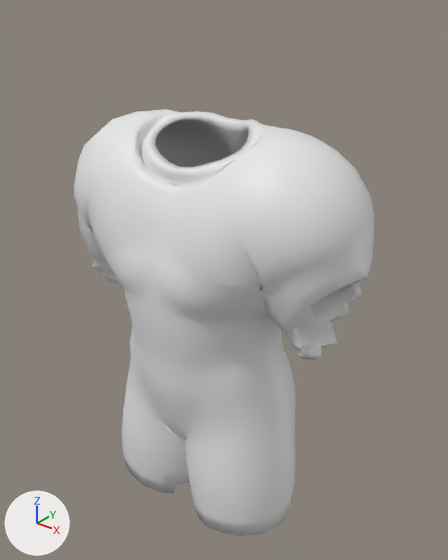
The FBX model unity/Assets/Art/Chars/Garments/guard_soldier.fbx as it was, and as the next commit left it.
One viewpoint serves both versions: a camera (50 mm lens) standing at (0.861, -1.044, 1.912) and looking at (0.021, 0.005, 1.261). Every picture has the same lights, and +X, +Y and +Z are marked at lower left. The picture after the commit comes second.

Before the edit, the objects in view are built like this:
```python
me_garment_guard_soldier = bpy.data.meshes.new('garment_guard_soldier')
me_garment_guard_soldier.from_pydata(...)  # 3314 vertices, 3322 faces; spans x -0.384..0.384, y -0.221..0.17, z 0.649..1.642
# faces by material slot: [2416, 906]
me_garment_guard_soldier.materials.append(mat_cloth)  # white #e7e7e7
me_garment_guard_soldier.materials.append(mat_accent)  # white #e7e7e7
ob_garment_guard_soldier = bpy.data.objects.new('garment_guard_soldier', me_garment_guard_soldier)
ob_garment_guard_soldier.location = (0.0, 0.0, 0.0)
```
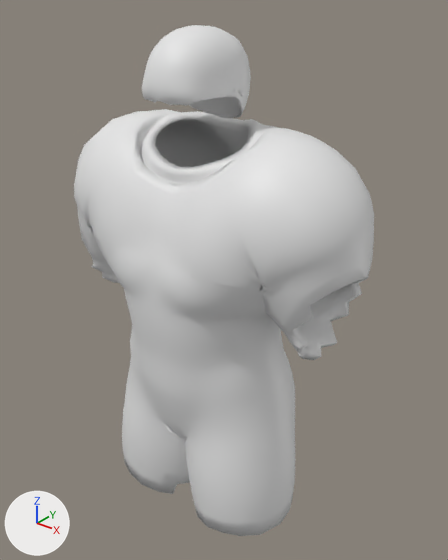
Boxes [x1, y1, x2, y2] around the edits, measured in the pictures (448 x 560 px):
'garment_guard_soldier', reshaped (20% taller): before [74, 109, 374, 536]; after [74, 25, 374, 536]
part 1 of me_garment_guard_soldier, added: after [142, 25, 251, 118]

The change, as a diff of the scene's bpy script:
```diff
--- a/unity/Assets/Art/Chars/Garments/guard_soldier.fbx.py
+++ b/unity/Assets/Art/Chars/Garments/guard_soldier.fbx.py
@@ mat_hair @@
+mat_hair = principled_material('hair')
+mat_hair.base_color = (0.8, 0.8, 0.8)  # white #e7e7e7
@@ me_garment_guard_soldier @@
 # used by ob_garment_guard_soldier; location = (0.0, 0.0, 0.0)
-me_garment_guard_soldier.from_pydata(...)  # 3314 vertices, 3322 faces; spans x -0.384..0.384, y -0.221..0.17, z 0.649..1.642
+me_garment_guard_soldier.from_pydata(...)  # 5360 vertices, 5384 faces; spans x -0.384..0.384, y -0.221..0.17, z 0.649..1.83
+# me_garment_guard_soldier part 1: a new loose piece of 1514 vertices spanning x -0.093..0.093, y -0.172..0.067, z 1.638..1.83, in mat_hair (white #e7e7e7)
+# other edits to the shape of me_garment_guard_soldier do not show in these pictures
 me_garment_guard_soldier.materials.append(mat_cloth)
 me_garment_guard_soldier.materials.append(mat_accent)
+me_garment_guard_soldier.materials.append(mat_hair)  # white #e7e7e7
```
